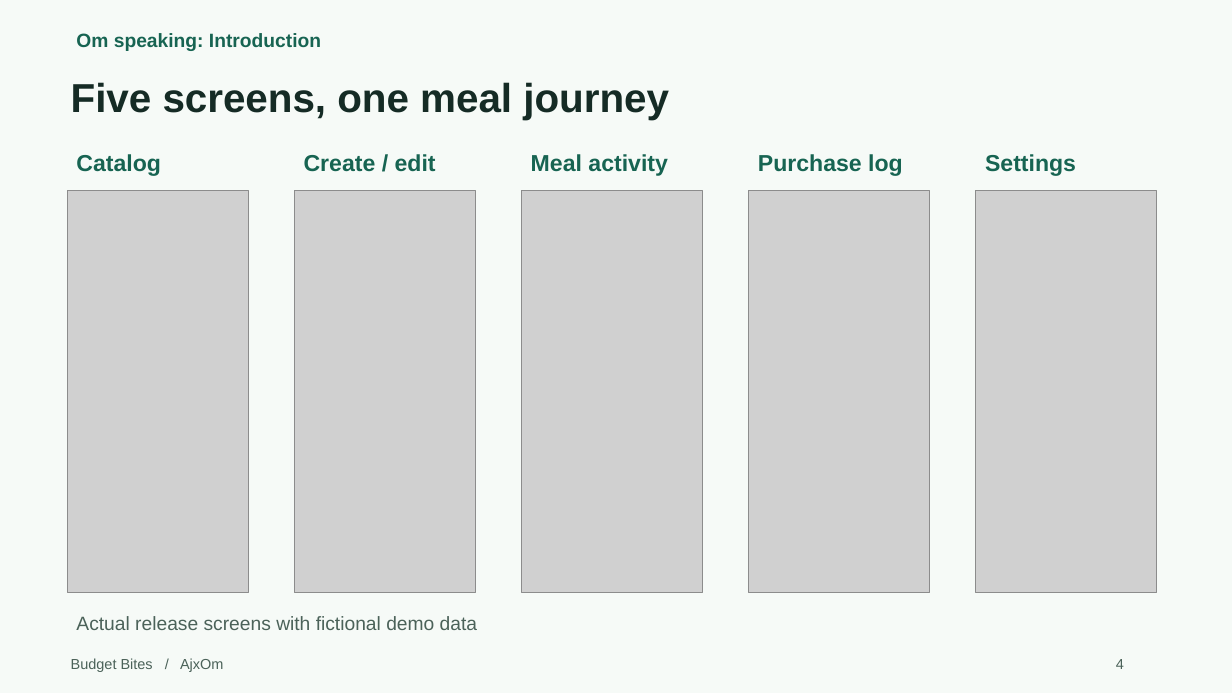
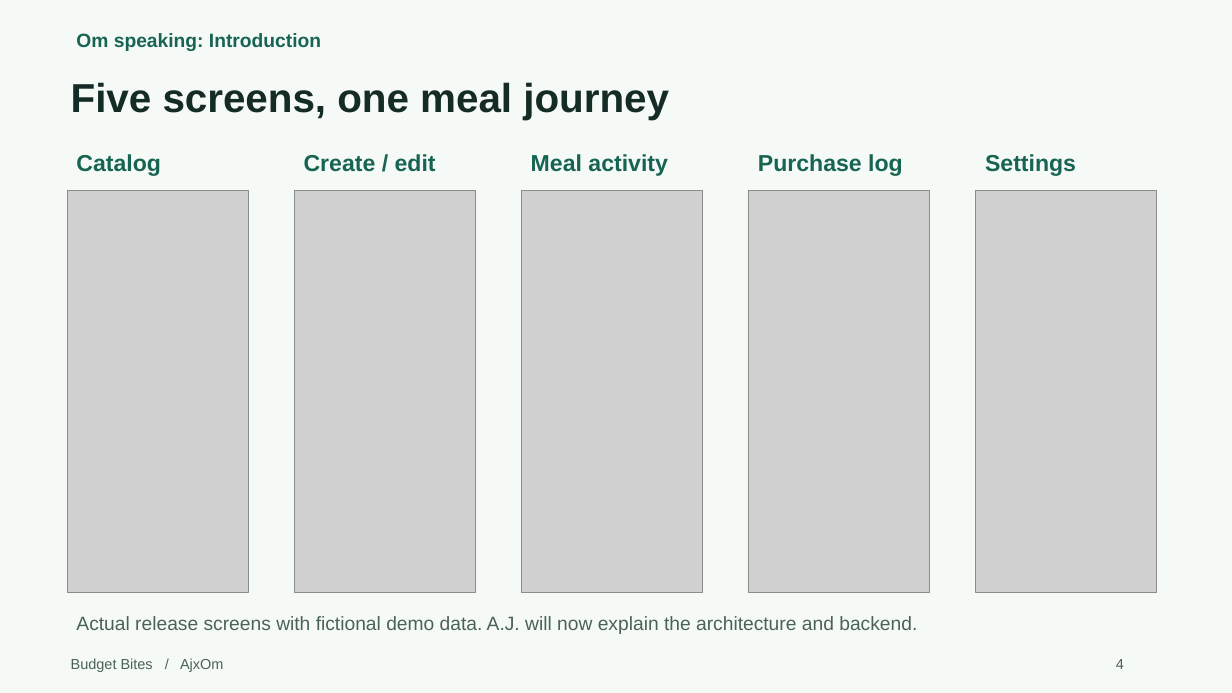
Before and after one commit to Omswaroopreddyudumula/ajxom-budget-bites, a slide deck: slide 4 of submission/Project1_Presentation.pptx. Drawn at 1232x693 pixels with LibreOffice and Linux fonts; fonts in the diff are those of the drawing; grey boxes stand for pictures. Boxes give left, top, right and bottom in pixels: in the first picture for what was removed or moved away, otherwise in the second. Text is boxed around its words. In the diff, an @@ line names an element or a change of style, - is before the commit and + after.

```diff
--- a/submission/Project1_Presentation.pptx
+++ b/submission/Project1_Presentation.pptx
@@ text at bbox=[76, 616, 917, 634]: text changed @@
-Actual release screens with fictional demo data
+Actual release screens with fictional demo data. A.J. will now explain the architecture and backend.
```
Also in this commit, not shown: 17 other slides changed, 3 other files.
